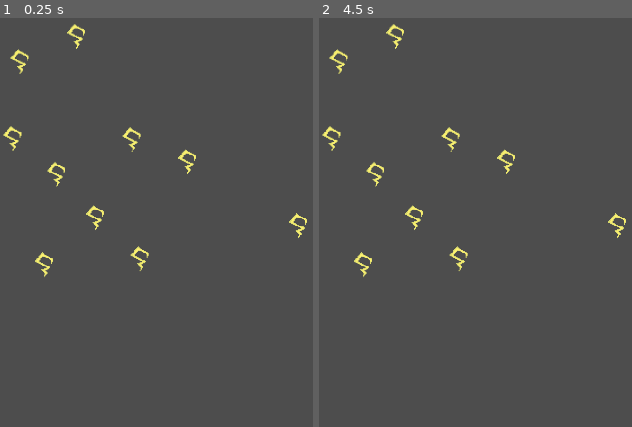
Above: before the commit, frames 1-2 (left to right).
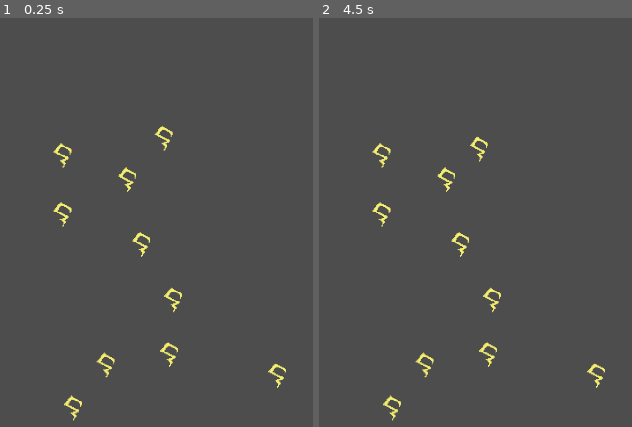
Above: after the commit, the same moments.

Repository: jordanlevy96/ProjectSierra
Game: Godot game, scene res://Scenes/MainScene.tscn
Two runs of this game, one before a commit and one after it. Both use one fixed random seed, a clock stepped at 60 frames per second and the inputs below. The engine's default icon, where the game draws it, is replaced by a stand-in: a white triangle on a blue panel in a dark square.
Inputs (mouse positions are in pixels of both pictures, inside the frame that each line leads up to):
- Up to frame 1 (0.25 s): no input
- Up to frame 2 (4.5 s): tap Enter at 0.5, 2, 3.5 s; move the mouse to (outside the picture) at 0.52 s; click (outside the picture) at 0.67 s; tap Space at 1.25, 2.75, 4.25 s; move the mouse to (560, 238) at 1.27 s; click (560, 238) at 1.42 s; move the mouse to (outside the picture) at 2.02 s; click (outside the picture) at 2.17 s; move the mouse to (outside the picture) at 2.77 s; click (outside the picture) at 2.92 s; move the mouse to (outside the picture) at 3.52 s; click (outside the picture) at 3.67 s; move the mouse to (478, 148) at 4.27 s; click (478, 148) at 4.42 s

The runs differ from the first frame. In frame 1, 2.1% of the frame differs, in the area x 0-99%, y 1-99%; in frame 2, 2.1%.

Commit message:
basic codex (deck)

Diff:
--- a/Assets/Resources/Decks/Simple.tres
+++ /dev/null
@@ -1,13 +0,0 @@
-[gd_resource type="Resource" script_class="StarterDeck" load_steps=2 format=3 uid="uid://b3etjg2aqhmdi"]
-
-[ext_resource type="Script" path="res://Scripts/StarterDeck.gd" id="1_cswn5"]
-
-[resource]
-script = ExtResource("1_cswn5")
-name = "Simple"
-tile_counts = {
-"Air": 30,
-"Earth": 30,
-"Fire": 30,
-"Water": 30
-}
--- a/Assets/Resources/Runes/Air.tres
+++ /dev/null
@@ -1,9 +0,0 @@
-[gd_resource type="Resource" script_class="RuneData" load_steps=3 format=3 uid="uid://dyicks8p2cmpd"]
-
-[ext_resource type="Script" path="res://Scripts/RuneData.gd" id="1_k3ffy"]
-[ext_resource type="Texture2D" uid="uid://vmi2avcffsuq" path="res://Assets/Sprites/Air.png" id="2_83c75"]
-
-[resource]
-script = ExtResource("1_k3ffy")
-tile_type = "Air"
-texture = ExtResource("2_83c75")
--- a/Assets/Resources/Runes/Earth.tres
+++ /dev/null
@@ -1,9 +0,0 @@
-[gd_resource type="Resource" script_class="RuneData" load_steps=3 format=3 uid="uid://c3j0l75ieiqvm"]
-
-[ext_resource type="Script" path="res://Scripts/RuneData.gd" id="1_roq05"]
-[ext_resource type="Texture2D" uid="uid://pgyjlgxe2r5x" path="res://Assets/Sprites/Earth.png" id="2_ej1q3"]
-
-[resource]
-script = ExtResource("1_roq05")
-tile_type = "Earth"
-texture = ExtResource("2_ej1q3")
--- a/Assets/Resources/Runes/Fire.tres
+++ /dev/null
@@ -1,9 +0,0 @@
-[gd_resource type="Resource" script_class="RuneData" load_steps=3 format=3 uid="uid://m784pdkhik1u"]
-
-[ext_resource type="Script" path="res://Scripts/RuneData.gd" id="1_ga2al"]
-[ext_resource type="Texture2D" uid="uid://bn2jtbs86c3gm" path="res://Assets/Sprites/Fire.png" id="2_tg0s6"]
-
-[resource]
-script = ExtResource("1_ga2al")
-tile_type = "Fire"
-texture = ExtResource("2_tg0s6")
--- a/Assets/Resources/Runes/Fire/01_Spark.tres
+++ b/Assets/Resources/Runes/Fire/01_Spark.tres
@@ -1,11 +1,13 @@
-[gd_resource type="Resource" script_class="RuneData" load_steps=3 format=3 uid="uid://c2iocigducawt"]
+[gd_resource type="Resource" script_class="RuneData" load_steps=4 format=3 uid="uid://c2iocigducawt"]
 
-[ext_resource type="Script" path="res://Scripts/RuneData.gd" id="1_f0e0y"]
+[ext_resource type="Resource" uid="uid://cxj6jtr3f72tn" path="res://Assets/Resources/Runes/Fire/02_Ember.tres" id="1_a7jbw"]
 [ext_resource type="Texture2D" uid="uid://6esyx1lixds0" path="res://Assets/Sprites/Runes/Fire/01_Spark.png" id="2_87cme"]
+[ext_resource type="Script" path="res://Scripts/Resources/RuneData.gd" id="2_pbyta"]
 
 [resource]
-script = ExtResource("1_f0e0y")
+script = ExtResource("2_pbyta")
 rune_type = "Spark"
 texture = ExtResource("2_87cme")
 tier = 1
 scale = 0.02
+next = ExtResource("1_a7jbw")
--- /dev/null
+++ b/Assets/Resources/Runes/Fire/02_Ember.tres
@@ -0,0 +1,13 @@
+[gd_resource type="Resource" script_class="RuneData" load_steps=4 format=3 uid="uid://cxj6jtr3f72tn"]
+
+[ext_resource type="Resource" uid="uid://c57tjrfk4fis3" path="res://Assets/Resources/Runes/Fire/03_Flame.tres" id="1_6xoji"]
+[ext_resource type="Script" path="res://Scripts/Resources/RuneData.gd" id="1_exy67"]
+[ext_resource type="Texture2D" uid="uid://ib00n0dc52qj" path="res://Assets/Sprites/Runes/Fire/02_Ember.png" id="2_3d0s6"]
+
+[resource]
+script = ExtResource("1_exy67")
+rune_type = "Ember"
+texture = ExtResource("2_3d0s6")
+tier = 2
+scale = 0.04
+next = ExtResource("1_6xoji")
--- /dev/null
+++ b/Assets/Resources/Runes/Fire/03_Flame.tres
@@ -0,0 +1,13 @@
+[gd_resource type="Resource" script_class="RuneData" load_steps=4 format=3 uid="uid://c57tjrfk4fis3"]
+
+[ext_resource type="Script" path="res://Scripts/Resources/RuneData.gd" id="1_50s1l"]
+[ext_resource type="Resource" uid="uid://cshssobnm8kjb" path="res://Assets/Resources/Runes/Fire/04_Pyre.tres" id="1_vec4t"]
+[ext_resource type="Texture2D" uid="uid://d002r1cawx1gf" path="res://Assets/Sprites/Runes/Fire/03_Flame.png" id="2_5kla1"]
+
+[resource]
+script = ExtResource("1_50s1l")
+rune_type = "Flame"
+texture = ExtResource("2_5kla1")
+tier = 3
+scale = 0.08
+next = ExtResource("1_vec4t")
--- /dev/null
+++ b/Assets/Resources/Runes/Fire/04_Pyre.tres
@@ -0,0 +1,13 @@
+[gd_resource type="Resource" script_class="RuneData" load_steps=4 format=3 uid="uid://cshssobnm8kjb"]
+
+[ext_resource type="Resource" uid="uid://l6l42t2h5tjn" path="res://Assets/Resources/Runes/Fire/05_Inferno.tres" id="1_70glt"]
+[ext_resource type="Script" path="res://Scripts/Resources/RuneData.gd" id="1_g7td0"]
+[ext_resource type="Texture2D" uid="uid://cd1rkardr0fqo" path="res://Assets/Sprites/Runes/Fire/04_Pyre.png" id="2_22355"]
+
+[resource]
+script = ExtResource("1_g7td0")
+rune_type = "Pyre"
+texture = ExtResource("2_22355")
+tier = 4
+scale = 0.16
+next = ExtResource("1_70glt")
--- /dev/null
+++ b/Assets/Resources/Runes/Fire/05_Inferno.tres
@@ -0,0 +1,11 @@
+[gd_resource type="Resource" script_class="RuneData" load_steps=3 format=3 uid="uid://l6l42t2h5tjn"]
+
+[ext_resource type="Script" path="res://Scripts/Resources/RuneData.gd" id="1_1byqn"]
+[ext_resource type="Texture2D" uid="uid://dt8lofmaggncx" path="res://Assets/Sprites/Runes/Fire/05_Inferno.png" id="2_pp0xw"]
+
+[resource]
+script = ExtResource("1_1byqn")
+rune_type = "Inferno"
+texture = ExtResource("2_pp0xw")
+tier = 5
+scale = 0.24
--- a/Assets/Resources/Runes/Water.tres
+++ /dev/null
@@ -1,9 +0,0 @@
-[gd_resource type="Resource" script_class="RuneData" load_steps=3 format=3 uid="uid://ch0qha7xi03cq"]
-
-[ext_resource type="Script" path="res://Scripts/RuneData.gd" id="1_0kayq"]
-[ext_resource type="Texture2D" uid="uid://bockxkk8wd6dj" path="res://Assets/Sprites/Water.png" id="2_38olw"]
-
-[resource]
-script = ExtResource("1_0kayq")
-tile_type = "Water"
-texture = ExtResource("2_38olw")
--- /dev/null
+++ b/Assets/Resources/StartConditions/Fire.tres
@@ -0,0 +1,10 @@
+[gd_resource type="Resource" script_class="CodexData" load_steps=3 format=3 uid="uid://jykfpd6bp01n"]
+
+[ext_resource type="Script" path="res://Scripts/Resources/CodexData.gd" id="1_bs5pg"]
+[ext_resource type="Resource" uid="uid://c2iocigducawt" path="res://Assets/Resources/Runes/Fire/01_Spark.tres" id="1_wh5ej"]
+
+[resource]
+script = ExtResource("1_bs5pg")
+runes = {
+ExtResource("1_wh5ej"): 30
+}
--- a/Scenes/MainScene.tscn
+++ b/Scenes/MainScene.tscn
@@ -1,11 +1,11 @@
 [gd_scene load_steps=4 format=3 uid="uid://c3sulbb5ley2v"]
 
-[ext_resource type="Script" path="res://Scripts/MainScene.gd" id="1_tvx3h"]
+[ext_resource type="Script" path="res://Scripts/Level.gd" id="1_tvx3h"]
 [ext_resource type="PackedScene" uid="uid://bjcgrjghju2q" path="res://Scenes/MergeArea.tscn" id="2_gs51w"]
-[ext_resource type="Resource" uid="uid://c2iocigducawt" path="res://Assets/Resources/Runes/Fire/01_Spark.tres" id="2_lm6ml"]
+[ext_resource type="Resource" uid="uid://jykfpd6bp01n" path="res://Assets/Resources/StartConditions/Fire.tres" id="2_n0lul"]
 
 [node name="Node2D" type="Node2D"]
 script = ExtResource("1_tvx3h")
-example_rune = ExtResource("2_lm6ml")
+start_codex = ExtResource("2_n0lul")
 
 [node name="MergeArea" parent="." instance=ExtResource("2_gs51w")]
--- a/Scenes/MergeArea.tscn
+++ b/Scenes/MergeArea.tscn
@@ -3,10 +3,10 @@
 [ext_resource type="Script" path="res://Scripts/MergeArea.gd" id="1_cf3tf"]
 
 [sub_resource type="RectangleShape2D" id="RectangleShape2D_i3fyo"]
-size = Vector2(960, 1080)
+size = Vector2(720, 810)
 
 [node name="MergeArea" type="Area2D"]
-position = Vector2(480, 540)
+position = Vector2(480, 675)
 script = ExtResource("1_cf3tf")
 
 [node name="CollisionShape2D" type="CollisionShape2D" parent="."]
--- a/Scenes/Rune.tscn
+++ b/Scenes/Rune.tscn
@@ -1,9 +1,7 @@
-[gd_scene load_steps=4 format=3 uid="uid://b31wslg7b7lmm"]
+[gd_scene load_steps=3 format=3 uid="uid://b31wslg7b7lmm"]
 
 [ext_resource type="Script" path="res://Scripts/Rune.gd" id="1_rovpq"]
 [ext_resource type="Texture2D" uid="uid://kfp6iob2kukn" path="res://icon.svg" id="2_k8qfh"]
-
-[sub_resource type="RectangleShape2D" id="RectangleShape2D_f04jy"]
 
 [node name="Rune" type="RigidBody2D"]
 disable_mode = 1
@@ -11,7 +9,15 @@
 script = ExtResource("1_rovpq")
 
 [node name="CollisionShape2D" type="CollisionShape2D" parent="."]
-shape = SubResource("RectangleShape2D_f04jy")
 
 [node name="Sprite2D" type="Sprite2D" parent="."]
 texture = ExtResource("2_k8qfh")
+
+[node name="Area2D" type="Area2D" parent="."]
+collision_layer = 2
+collision_mask = 2
+
+[node name="MergeRadius" type="CollisionShape2D" parent="Area2D"]
+
+[connection signal="area_entered" from="Area2D" to="." method="_on_area_2d_area_entered"]
+[connection signal="area_exited" from="Area2D" to="." method="_on_area_2d_area_exited"]
--- /dev/null
+++ b/Scripts/Codex.gd
@@ -0,0 +1,27 @@
+extends Node
+class_name Codex
+
+var rune_scene = preload("res://Scenes/Rune.tscn")
+
+var draw_pile: Array = []
+#var discard_pile: Array = []
+
+func initialize(data: CodexData):
+	# the start conditions are saved as a map of RuneData to int (number of runes of that type)
+	for rune_type in data.runes.keys():
+		var count = data.runes[rune_type]
+		for _i in range(count):
+			var rune = rune_scene.instantiate()
+			rune.rune_data = rune_type
+			draw_pile.append(rune)
+
+func add_rune_by_type(rune_data: RuneData):
+	var rune_instance = rune_scene.instantiate()
+	rune_instance.rune_data = rune_data
+	draw_pile.append(rune_instance)
+
+func draw_random():
+	var index = randi() % draw_pile.size()
+	var rune = draw_pile[index]
+	draw_pile.remove_at(index)
+	return rune
--- a/Scripts/MainScene.gd
+++ b/Scripts/Level.gd
@@ -8,18 +8,26 @@
 
 # Number of runes to place
 @export var rune_count: int = 10
+@export var start_codex: CodexData
+#@export var example_rune: RuneData
 
-@export var example_rune: RuneData
+var codex: Codex
 
 func _ready():
-	spawn_runes()
+	codex = Codex.new()
+	codex.initialize(start_codex)
+	create_level()
 
-func spawn_runes():
+func spawn_rune(rune: Rune):
+	merge_area.add_child(rune)
+	return rune.create()
+
+func create_level():
 	var placed_runes = []
 	var active_list = []
 
+	var first_rune_instance = spawn_rune(codex.draw_random())
 	# Start with a random initial position
-	var first_rune_instance = create_rune(example_rune)
 	var initial_position = get_random_position_within_merge_area(first_rune_instance)
 	min_distance = first_rune_instance.sprite.texture.get_size().x * first_rune_instance.sprite.scale.x * 2
 	var sample_radius = min_distance * 4
@@ -37,7 +45,7 @@
 			var angle = randf() * PI * 2
 			var distance = randf_range(min_distance, sample_radius)
 			var candidate = sample_position + Vector2(cos(angle), sin(angle)) * distance
-			var rune_instance = create_rune(example_rune)
+			var rune_instance = spawn_rune(codex.draw_random())
 
 			# Check if the candidate is within bounds and not overlapping
 			if is_sprite_position_valid(rune_instance.sprite, candidate, placed_runes):
@@ -47,8 +55,9 @@
 				new_position_found = true
 				break
 			else:
+				var rune_data = rune_instance.rune_data
 				rune_instance.queue_free()
-
+				codex.add_rune_by_type(rune_data)
 
 		if not new_position_found:
 			# Remove this point from the active list if no valid positions were found
@@ -71,13 +80,6 @@
 
 	return true
 
-
-func create_rune(rune_data: RuneData):
-	var rune_instance = RuneScene.instantiate()
-	merge_area.add_child(rune_instance)
-	rune_instance.init(rune_data)
-	return rune_instance
-
 func get_random_position_within_merge_area(rune: Rune) -> Vector2:
 	# Get the bounding box of the MergeArea in world space
 	var rect = merge_area.get_rect()
--- /dev/null
+++ b/Scripts/Resources/CodexData.gd
@@ -0,0 +1,5 @@
+extends Resource
+class_name CodexData
+
+# Maps rune_data (RuneData) to number of runes (int)
+@export var runes: Dictionary = {}
--- a/Scripts/RuneData.gd
+++ b/Scripts/Resources/RuneData.gd
@@ -5,3 +5,4 @@
 @export var texture: Texture2D
 @export var tier: int
 @export var scale: float
+@export var next: RuneData
--- /dev/null
+++ b/Scripts/Resources/SpellSchema.gd
@@ -0,0 +1,2 @@
+extends Resource
+class_name SpellSchema
--- a/Scripts/Rune.gd
+++ b/Scripts/Rune.gd
@@ -3,37 +3,46 @@
 
 @onready var sprite: Sprite2D = $Sprite2D
 @onready var collision_shape: CollisionShape2D = $CollisionShape2D
+@onready var merge_radius: CollisionShape2D = $Area2D.get_node('MergeRadius')
 @onready var selected_shader = preload("res://Assets/Resources/Shaders/selected.gdshader")
 @onready var merge_area: MergeArea = get_parent()
-var rect_shape: RectangleShape2D
-var selected = false
 
-var tier: int= 0
-var rune_type: String = ""
+var selected: bool = false
+var merge_candidates: Array = []
+var rune_data: RuneData
 
 func _ready():
 	set_process_input(true)
 
-func init(rune_data: RuneData):
-	tier = rune_data.tier
-	rune_type = rune_data.rune_type
+func create():
 	sprite.texture = rune_data.texture
-	sprite.scale *= rune_data.scale
-	rect_shape = RectangleShape2D.new()
+	sprite.scale = Vector2(rune_data.scale, rune_data.scale)
+
+	var rect_shape = RectangleShape2D.new()
 	rect_shape.extents = sprite.texture.get_size() / 2 * rune_data.scale
+	collision_shape.shape = rect_shape
 
-	collision_shape.shape = rect_shape
+	var circle_shape = CircleShape2D.new()
+	circle_shape.radius = sprite.texture.get_size().x * rune_data.scale
+	merge_radius.shape = circle_shape
+
 	sprite.material = ShaderMaterial.new()
+
+	return self
 
 func _input(event):
 	if event is InputEventMouseButton:
 		if event.button_index == MOUSE_BUTTON_LEFT and event.pressed:
 			if !selected:
 				if collision_shape.shape.get_rect().has_point(to_local(event.position)):
-					#sprite.material.shader = selected_shader
 					selected = true
 			else:
-				#sprite.material.shader = null
+				if merge_candidates.size() >= 2:
+					while merge_candidates.size() > 0:
+						var merged_rune = merge_candidates.pop_front()
+						merged_rune.queue_free()
+					rune_data = rune_data.next
+					create()
 				selected = false
 
 func _process(delta):
@@ -41,3 +50,15 @@
 		var mouse_pos = get_local_mouse_position()
 		if !test_move(transform, mouse_pos) and merge_area.test_sprite_within_area(sprite, get_global_mouse_position()):
 			move_and_collide(mouse_pos)
+
+
+func _on_area_2d_area_entered(area):
+	var other_rune = area.get_parent()
+	if selected and other_rune.rune_data.rune_type == rune_data.rune_type:
+		merge_candidates.append(other_rune)
+
+
+func _on_area_2d_area_exited(area):
+	var other_rune = area.get_parent()
+	if other_rune in merge_candidates:
+		merge_candidates.erase(other_rune)
Binary file added: Assets/Sprites/Runes/Fire/02_Ember.png
Not shown, added: Assets/Sprites/Runes/Fire/02_Ember.png.import
Binary file added: Assets/Sprites/Runes/Fire/03_Flame.png
Not shown, added: Assets/Sprites/Runes/Fire/03_Flame.png.import
Binary file added: Assets/Sprites/Runes/Fire/04_Pyre.png
Not shown, added: Assets/Sprites/Runes/Fire/04_Pyre.png.import
Binary file added: Assets/Sprites/Runes/Fire/05_Inferno.png
Not shown, added: Assets/Sprites/Runes/Fire/05_Inferno.png.import
